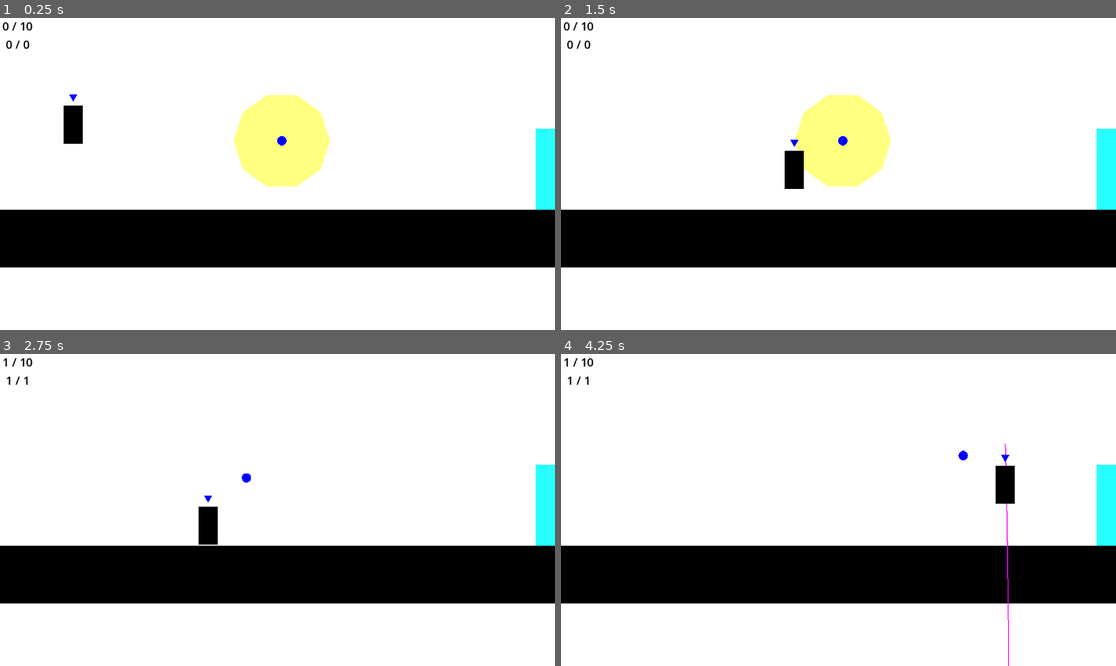
Above: before the commit, frames 1-4 (two rows, left to right).
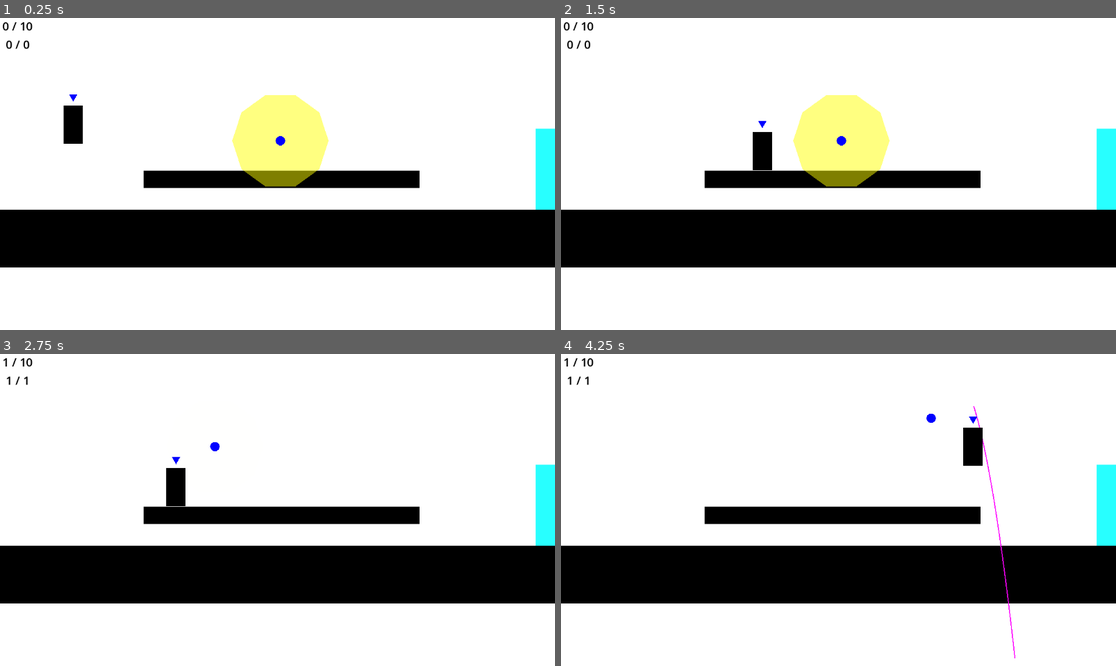
Above: after the commit, the same moments.

Repository: BaconEggsRL/ld56
Game: Godot game, scene res://game.tscn
Same seed, same stepped clock (60 frames per second), same inputs: the game is played once before the commit and once after it.
Inputs (mouse positions are in pixels of both pictures, inside the frame that each line leads up to):
- Up to frame 1 (0.25 s): no input
- Up to frame 2 (1.5 s): move the mouse to (960, 158) at 0.52 s; hold Right (ui_right) from 0.53 s (still down); tap E (interact) at 0.6 s; tap Space (jump) at 0.77, 1.07 s; right-click (960, 158) at 0.8 s; move the mouse to (727, 189) at 1.27 s; right-click (727, 189) at 1.35 s
- Up to frame 3 (2.75 s): tap Space (jump) at 1.52, 1.55, 1.82, 2.1 s; move the mouse to (333, 441) at 2.02 s; release Right (ui_right) at 2.03 s; hold Left (ui_left) from 2.03 s (still down); tap E (interact) at 2.3 s
- Up to frame 4 (4.25 s): move the mouse to (810, 572) at 2.77 s; release Left (ui_left) at 2.78 s; hold Right (ui_right) from 2.78 s (still down); tap Ctrl (change_control) at 2.85 s; tap Space (jump) at 3.02, 3.32, 3.77, 3.8, 4.07 s; right-click (810, 572) at 3.05 s; move the mouse to (1005, 556) at 3.52 s; hold Shift (charge_throw) from 3.53 s (still down)

The runs differ from the first frame. In frame 1, 3.1% of the frame differs, in the area x 25-76%, y 24-55%; in frame 2, 3.6%; in frame 3, 3.5%; in frame 4, 4.2%, in the area x 25-82%, y 16-100%.

Commit message:
fix double jump

Diff:
--- a/components/interactable_component.gd
+++ b/components/interactable_component.gd
@@ -33,20 +33,20 @@
 
 
 func _on_body_entered(body: Node2D):
-	print(body)
+	# print(body)
 	colliders.append(body)
-	print(colliders)
+	# print(colliders)
 	for group in groups:
 		if body.is_in_group(group):
 			body.interactables.append(self)
-			print("interactables added = ", body.interactables)
+			# print("interactables added = ", body.interactables)
 
 
 func _on_body_exited(body: Node2D):
-	print(body)
+	# print(body)
 	colliders.erase(body)
-	print(colliders)
+	# print(colliders)
 	for group in groups:
 		if body.is_in_group(group):
 			body.interactables.erase(self)
-			print("interactables erased = ", body.interactables)
+			# print("interactables erased = ", body.interactables)
--- a/entities/friend.gd
+++ b/entities/friend.gd
@@ -228,13 +228,13 @@
 					if jumping:
 						jumping = false
 					else:
-						if jump_buffer:
+						if jump_buffer and not jumping:
 							jump()
 							jump_buffer = false
 
 				# Handle jump.
 				if Input.is_action_just_pressed("jump"):
-					if (is_on_floor() or coyote):  # jump_available
+					if (is_on_floor() or coyote) and not jumping:  # jump_available
 						jump()
 						print("jump")
 					else:
@@ -334,6 +334,7 @@
 func jump() -> void:
 	velocity.y = JUMP_VELOCITY
 	jumping = true
+
 	var jump_sound = player.sound.get_node("jump")
 	jump_sound.pitch_scale = 1.8
 	jump_sound.play()
--- a/entities/player.gd
+++ b/entities/player.gd
@@ -19,6 +19,7 @@
 
 # jumping
 @onready var jumping = false
+
 @onready var was_last_on_floor = false
 @onready var coyote = false
 @onready var jump_buffer = false
@@ -361,13 +362,31 @@
 				i._on_interacted_with(self)
 
 		# Handle jump.
+		#############################################################
+
+		# Add the gravity.
+		if not is_on_floor():
+			velocity += get_gravity() * delta
+		else:
+			if jumping:
+				jumping = false
+			else:
+				if jump_buffer and not jumping:
+					jump()
+					print("jump_from_jump_buffer (JUMP BUFFER)")
+					jump_buffer = false
+
+
 		if Input.is_action_just_pressed("jump"):
-			if (is_on_floor() or coyote):  # jump_available
-				jump()
-				print("jump")
+			if (is_on_floor() or coyote) and jumping == false:  # jump_available
+				if is_on_floor():
+					jump()
+					print("jump_from_action_just_pressed (REGULAR)")
+				else:
+					jump()
+					print("jump_from_action_just_pressed (COYOTE)")
 			else:
 				jump_buffer_time()
-				print("buffer")
 
 		# Get the input direction and handle the movement/deceleration.
 		# As good practice, you should replace UI actions with custom gameplay actions.
@@ -380,16 +399,8 @@
 	else:
 		velocity.x = move_toward(velocity.x, 0, SPEED)
 
-	# Add the gravity.
-	if not is_on_floor():
-		velocity += get_gravity() * delta
-	else:
-		if jumping:
-			jumping = false
-		else:
-			if jump_buffer:
-				jump()
-				jump_buffer = false
+
+	#############################################################
 
 
 
@@ -397,30 +408,28 @@
 	# save last on floor
 	if is_on_floor() != was_last_on_floor:
 		was_last_on_floor = is_on_floor()
-		# print("was_last_on_floor = ", was_last_on_floor)
 
 	# move and update on floor
 	move_and_slide()
 
 	# check if different
-	if was_last_on_floor and not is_on_floor() and not jumping:
+	if was_last_on_floor and not is_on_floor():
 		# print("coyote")
 		coyote_time()
 
 
 
 
-
-
 func jump() -> void:
+	jumping = true
 	velocity.y = JUMP_VELOCITY
-	jumping = true
 	var jump_sound = sound.get_node("jump")
 	jump_sound.pitch_scale = 0.7
 	jump_sound.play()
 	# pitch_scale = 0.77, volume_db = -10.895
 
 func coyote_time() -> void:
+	# print("coyote")
 	# Delay for a set amount of time to still jump in air
 	coyote = true
 	coyote_timer.start()
@@ -433,11 +442,11 @@
 	# Allow player to queue jumps while mid-air
 	jump_buffer = true
 	jump_buffer_timer.start()
-	print("jump_buffer = ", jump_buffer)
+	# print("jump_buffer = ", jump_buffer)
 
 func _on_jump_buffer_timeout() -> void:
 	jump_buffer = false
-	print("jump_buffer = ", jump_buffer)
+	# print("jump_buffer = ", jump_buffer)
 
 
 
--- a/entities/player.tscn
+++ b/entities/player.tscn
@@ -60,7 +60,7 @@
 
 [node name="collect" type="AudioStreamPlayer2D" parent="sound"]
 stream = ExtResource("7_b3k55")
-volume_db = -10.0
+volume_db = -5.0
 
 [node name="dead" type="AudioStreamPlayer2D" parent="sound"]
 stream = ExtResource("8_avllg")
--- a/game.tscn
+++ b/game.tscn
@@ -8,6 +8,9 @@
 [sub_resource type="RectangleShape2D" id="RectangleShape2D_jsomm"]
 size = Vector2(1456, 118)
 
+[sub_resource type="RectangleShape2D" id="RectangleShape2D_qkm1s"]
+size = Vector2(574, 36)
+
 [sub_resource type="RectangleShape2D" id="RectangleShape2D_ojfou"]
 size = Vector2(1337, 118)
 
@@ -17,11 +20,11 @@
 [sub_resource type="RectangleShape2D" id="RectangleShape2D_ys0jq"]
 size = Vector2(38, 674)
 
+[sub_resource type="RectangleShape2D" id="RectangleShape2D_diijl"]
+size = Vector2(38, 123)
+
 [sub_resource type="RectangleShape2D" id="RectangleShape2D_50b11"]
 size = Vector2(38, 214.5)
-
-[sub_resource type="RectangleShape2D" id="RectangleShape2D_diijl"]
-size = Vector2(38, 123)
 
 [sub_resource type="LabelSettings" id="LabelSettings_v2lyb"]
 font_size = 24
@@ -52,86 +55,118 @@
 color = Color(0.156863, 1, 1, 1)
 polygon = PackedVector2Array(-40, -88, 40, -88, 40, 88, -40, 88)
 
-[node name="floor" type="StaticBody2D" parent="." groups=["floor"]]
-collision_layer = 7
-collision_mask = 7
-
-[node name="ColorRect" type="ColorRect" parent="floor"]
+[node name="floors" type="Node2D" parent="."]
+
+[node name="level_1" type="StaticBody2D" parent="floors" groups=["floor"]]
+collision_layer = 7
+collision_mask = 7
+
+[node name="color_1" type="ColorRect" parent="floors/level_1"]
 offset_left = -27.0
 offset_top = 398.0
 offset_right = 1429.0
 offset_bottom = 518.0
 color = Color(0, 0, 0, 1)
 
-[node name="ColorRect2" type="ColorRect" parent="floor"]
+[node name="level_1" type="CollisionShape2D" parent="floors/level_1"]
+position = Vector2(703, 455)
+shape = SubResource("RectangleShape2D_jsomm")
+
+[node name="test" type="StaticBody2D" parent="floors/level_1" groups=["floor"]]
+position = Vector2(-124, 5)
+collision_layer = 7
+collision_mask = 7
+
+[node name="test_color" type="ColorRect" parent="floors/level_1/test"]
+offset_left = 422.0
+offset_top = 312.0
+offset_right = 995.0
+offset_bottom = 348.0
+color = Color(0, 0, 0, 1)
+
+[node name="test" type="CollisionShape2D" parent="floors/level_1/test"]
+position = Vector2(709, 329)
+shape = SubResource("RectangleShape2D_qkm1s")
+
+[node name="level_2" type="StaticBody2D" parent="floors" groups=["floor"]]
+collision_layer = 7
+collision_mask = 7
+
+[node name="color_2" type="ColorRect" parent="floors/level_2"]
 offset_left = 2059.0
 offset_top = 398.0
 offset_right = 3406.0
 offset_bottom = 518.0
 color = Color(0, 0, 0, 1)
 
-[node name="CollisionShape2D" type="CollisionShape2D" parent="floor"]
-position = Vector2(703, 455)
-shape = SubResource("RectangleShape2D_jsomm")
-
-[node name="CollisionShape2D2" type="CollisionShape2D" parent="floor"]
+[node name="level_2" type="CollisionShape2D" parent="floors/level_2"]
 position = Vector2(2727, 455)
 shape = SubResource("RectangleShape2D_ojfou")
 
-[node name="hidden_1" type="StaticBody2D" parent="floor" groups=["floor"]]
+[node name="hidden_1" type="StaticBody2D" parent="floors/level_2" groups=["floor"]]
 visible = false
 collision_layer = 7
 collision_mask = 7
 
-[node name="collision" type="CollisionShape2D" parent="floor/hidden_1"]
+[node name="collision" type="CollisionShape2D" parent="floors/level_2/hidden_1"]
 position = Vector2(1745, 457.5)
 shape = SubResource("RectangleShape2D_3x3l5")
 
-[node name="color" type="ColorRect" parent="floor/hidden_1"]
+[node name="color" type="ColorRect" parent="floors/level_2/hidden_1"]
 offset_left = 1444.0
 offset_top = 437.0
 offset_right = 2047.0
 offset_bottom = 477.0
 color = Color(1, 0.333333, 1, 1)
 
-[node name="wall" type="StaticBody2D" parent="." groups=["wall"]]
-collision_layer = 7
-collision_mask = 7
-
-[node name="start" type="CollisionShape2D" parent="wall"]
+[node name="walls" type="Node2D" parent="."]
+
+[node name="debug" type="StaticBody2D" parent="walls" groups=["wall"]]
+collision_layer = 7
+collision_mask = 7
+
+[node name="start" type="CollisionShape2D" parent="walls/debug"]
 position = Vector2(-19, 329)
 shape = SubResource("RectangleShape2D_ys0jq")
 
-[node name="end" type="CollisionShape2D" parent="wall"]
+[node name="end" type="CollisionShape2D" parent="walls/debug"]
 position = Vector2(3395, 322)
 shape = SubResource("RectangleShape2D_ys0jq")
 
-[node name="CollisionShape2D3" type="CollisionShape2D" parent="wall"]
+[node name="padding" type="StaticBody2D" parent="walls" groups=["wall"]]
+collision_layer = 7
+collision_mask = 7
+
+[node name="CollisionShape2D7" type="CollisionShape2D" parent="walls/padding"]
+position = Vector2(2074, 460)
+shape = SubResource("RectangleShape2D_diijl")
+
+[node name="CollisionShape2D6" type="CollisionShape2D" parent="walls/padding"]
+position = Vector2(1415, 459)
+shape = SubResource("RectangleShape2D_diijl")
+
+[node name="level_borders" type="StaticBody2D" parent="walls" groups=["wall"]]
+collision_layer = 7
+collision_mask = 7
+
+[node name="CollisionShape2D3" type="CollisionShape2D" parent="walls/level_borders"]
 position = Vector2(1171, 107.5)
 shape = SubResource("RectangleShape2D_50b11")
 
-[node name="CollisionShape2D4" type="CollisionShape2D" parent="wall"]
+[node name="CollisionShape2D4" type="CollisionShape2D" parent="walls/level_borders"]
 position = Vector2(2304, 107.75)
 shape = SubResource("RectangleShape2D_50b11")
 
-[node name="CollisionShape2D7" type="CollisionShape2D" parent="wall"]
-position = Vector2(2074, 460)
-shape = SubResource("RectangleShape2D_diijl")
-
-[node name="CollisionShape2D6" type="CollisionShape2D" parent="wall"]
-position = Vector2(1415, 459)
-shape = SubResource("RectangleShape2D_diijl")
-
 [node name="interactions" type="Node2D" parent="."]
 
 [node name="lever" parent="interactions" node_paths=PackedStringArray("toggled_body") instance=ExtResource("2_tckwm")]
 position = Vector2(2156, 334)
-toggled_body = NodePath("../../floor/hidden_1")
+toggled_body = NodePath("../../floors/level_2/hidden_1")
 
 [node name="friends" type="Node2D" parent="."]
 
-[node name="friend" parent="friends" instance=ExtResource("2_fmk3c")]
-position = Vector2(585, 255)
+[node name="friend1" parent="friends" instance=ExtResource("2_fmk3c")]
+position = Vector2(582, 255)
 
 [node name="friend2" parent="friends" instance=ExtResource("2_fmk3c")]
 position = Vector2(2745, 227)
Not shown: 1 places in game.tscn that only renumber resources
Not shown, changed: goals.txt
Not shown, changed: sounds/collect.wav
